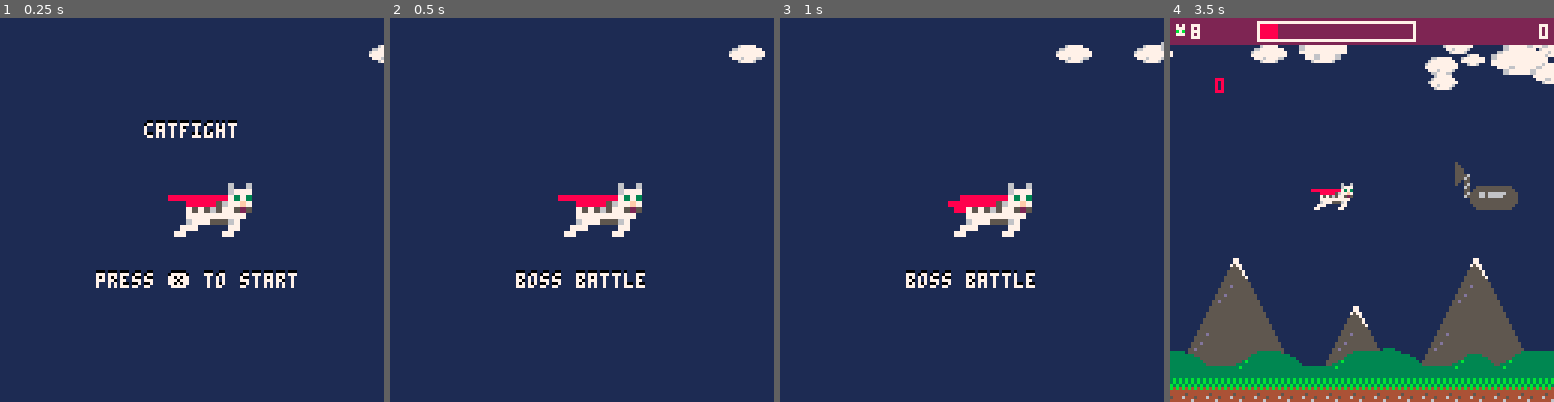
Above: before the commit, frames 1-4 (left to right).
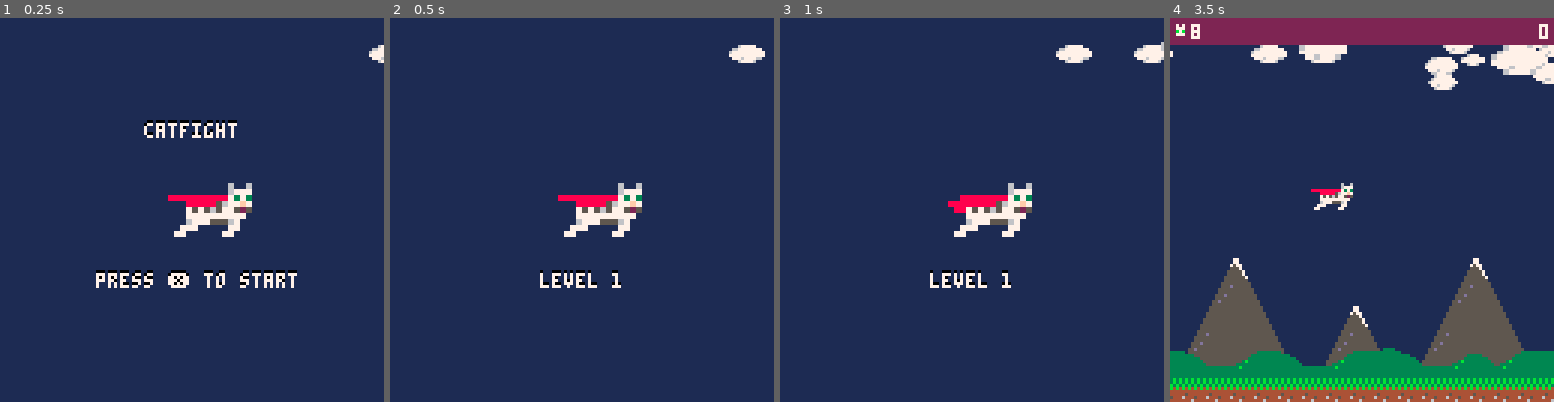
Above: after the commit, the same moments.

Repository: zothynine/picoheads
Game: PICO-8 cartridge catfight.p8
The game is run twice, just before and just after one commit, with the same random seed, the same clock (stepped at 60 frames per second) and the same inputs.
Inputs:
- Up to frame 1 (0.25 s): no input
- Up to frame 2 (0.5 s): tap X (X key) at 0.33 s
- Up to frame 3 (1 s): tap O (Z key) at 0.7 s
- Up to frame 4 (3.5 s): tap X (X key) at 1.07, 1.85, 2.97 s; hold Right 1.6-2.1 s; tap O (Z key) every 0.4 s from 1.7 to 3.3 s; hold Up 2.15-2.42 s; hold Right 2.47-3.03 s; hold Left from 3.08 s (still down)

Frame 1 is identical in both runs. In frame 2, 0.7% of the frame differs, in the area x 32-67%, y 65-71%; in frame 3, 0.7%; in frame 4, 1.9%, in the area x 11-91%, y 0-50%.

Commit message:
Episode 36

Diff:
--- a/catfight.p8
+++ b/catfight.p8
@@ -26,6 +26,13 @@
     lvlstart=lvltim,
     cape=12,
     next_cloud=0
+  }
+
+  cam={
+    x=0,
+    y=0,
+    d=1,
+    t=0
   }
 
   -- height of the top info bar
@@ -89,28 +96,28 @@
   }
 
   levels={
-    -- {
-    --   {tim="0:3:0",
-    --     swarm=swarms.stack,
-    --     e_type=enemy_types.rat,
-    --     path="linear",
-    --     x=127,
-    --     y=24,
-    --     count=5,
-    --     dirty=false,
-    --     health=2,
-    --     enemies={},
-    --     stop=30},
-    --   {tim="0:6:0",
-    --     swarm=swarms.line,
-    --     e_type=enemy_types.cannon,
-    --     path="floor",
-    --     x=127,
-    --     y=120-enemy_types.cannon.s[4],
-    --     count=1,
-    --     dirty=false,
-    --     enemies={}},
-    -- }
+    {
+      {tim="0:3:0",
+        swarm=swarms.stack,
+        e_type=enemy_types.rat,
+        path="linear",
+        x=127,
+        y=24,
+        count=5,
+        dirty=false,
+        health=2,
+        enemies={},
+        stop=30},
+      {tim="0:6:0",
+        swarm=swarms.line,
+        e_type=enemy_types.cannon,
+        path="floor",
+        x=127,
+        y=120-enemy_types.cannon.s[4],
+        count=1,
+        dirty=false,
+        enemies={}},
+    }
   }
 
   cur_lvl=1
@@ -152,24 +159,62 @@
 end
 
 function update_particles()
-  debug=#particles
   for i=#particles,1,-1 do
     local _p=particles[i]
     if _p.t=="dust" then
       _p.lt-=1
       _p.x=boss.nozzle.x-_p.lt
       _p.y=boss.nozzle.y+_p.oy
-      if (_p.lt<=0) del(particles,_p)
-    end
+    elseif _p.t=="explosion" then
+      _p.lt-=1
+      _p.x=_p.x+_p.dx
+      _p.y=_p.y+_p.dy
+    end
+
+    if (_p.lt<=0) del(particles,_p)
   end
 end
 
 function draw_particles()
   for i=1,#particles do
     local _p=particles[i]
-    if _p.t=="dust" then
-      pset(_p.x,_p.y,_p.col)
-    end
+    -- if _p.t=="dust" then
+    pset(_p.x,_p.y,_p.col)
+    -- end
+  end
+end
+
+function update_cam()
+  if cam.t==0 then
+    cam.x=0
+    cam.y=0
+    return
+  end
+
+  local _td=cam.t/10
+  cam.t-=1
+  cam.x=cam.x*cam.d+_td
+  cam.y=cam.y*cam.d+_td
+  cam.d*=-1
+end
+
+function camshake(_dur)
+  _dur=_dur or 30
+  cam.t=_dur
+end
+
+function explosion(_x,_y)
+  for i=1,10 do
+    add(particles,{
+      x=_x,
+      y=_y,
+      dx=-2+rnd(4),
+      dy=-2+rnd(4),
+      --??oy=_oy,
+      col=8+flr(rnd(3)),
+      lt=30+flr(rnd(31)),
+      t="explosion"
+    })
   end
 end
 
@@ -478,6 +523,8 @@
             _e.health-=1
           else
             spawn_pwrup(_e.x, _e.y)
+            explosion(_e.x+(_e.w/2),_e.y+(_e.h/2))
+            camshake(10)
             delete_enemy(_w,_e)
             sfx(1)
             score+=1
@@ -788,6 +835,7 @@
   update_waves()
   update_enemies()
   update_pwrups()
+  update_cam()
 
   if #enemy_waves==0 and cur_lvl<=#levels then
     _update60=update_lvlend
@@ -900,6 +948,7 @@
   update_particles()
   update_cape()
   update_pwrups()
+  update_cam()
 
   update_ascii(get_powerup("shield"))
 
@@ -1028,6 +1077,7 @@
 
 function draw_game()
   cls()
+  camera(cam.x,cam.y)
   rectfill(0,0,127,127,1)
   draw_map()
   draw_particles()
@@ -1048,6 +1098,8 @@
 
   draw_infobar()
   foreach(powerups, draw_pwrups)
+
+  print(debug,15,20,8)
 end
 
 function draw_boss_health()
@@ -1068,6 +1120,7 @@
 
 function draw_bosslvl()
   cls()
+  camera(cam.x,cam.y)
   rectfill(0,0,127,127,1)
   draw_map()
   foreach(clouds,draw_cloud)
